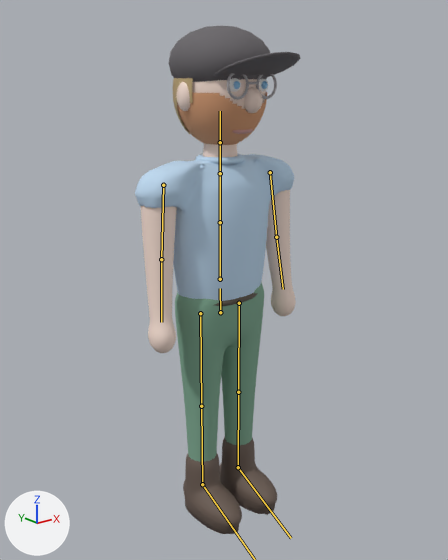
An edit to the glTF model assets/chars/marian.glb, drawn before and after from the same camera.
Both versions are drawn from a 50 mm lens placed at (-1.544, -1.954, 1.854), pointed at (-0.018, -0.046, 1.091). Arrows for +X, +Y and +Z are at lower left; the lights stay in place. The first picture is the older version. The bones that change are drawn over the model as lines.

Objects in the first picture: 'Guertel', 'Hals', 'Haut_Koerper', 'Hose', 'Kopf_Gruppe', 'Kragen', 'Schuh_L', 'Schuh_R', 'Shirt'.
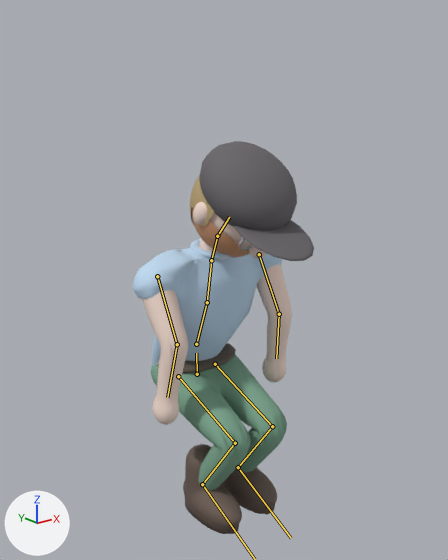
The newer file adds an action. The first version stands in its rest pose; the second is drawn at frame 49 of the action 'Crouch'.

The edits, one by one:
Bone 'Hips' (bone_hips) moves from (0.0, 0.0, 0.0) to (0.0, -0.355, -0.175).
Bone 'Spine' (bone_spine) turns from (0, 0, 0) to (20, 0, 0) degrees about its own x, y and z.
Bone 'Chest' (bone_chest) turns from (0, 0, 0) to (-10, 0, 0) degrees about its own x, y and z.
Bone 'Neck' (bone_neck) turns from (0, 0, 0) to (10, 0, 0) degrees about its own x, y and z.
Bone 'Head' (bone_head) turns from (0, 0, 0) to (20, 0, 0) degrees about its own x, y and z.
Bone 'UpperArm.L' (bone_upperarm_l) turns from (0, 0, 0) to (-35, 0, 0) degrees about its own x, y and z.
Bone 'LowerArm.L' (bone_lowerarm_l) turns from (0, 0, 0) to (40, 0, 0) degrees about its own x, y and z.
Bone 'UpperArm.R' (bone_upperarm_r) turns from (0, 0, 0) to (-35, 0, 0) degrees about its own x, y and z.
Bone 'LowerArm.R' (bone_lowerarm_r) turns from (0, 0, 0) to (40, 0, 0) degrees about its own x, y and z.
Bone 'UpperLeg.L' (bone_upperleg_l) turns from (0, 0, 0) to (-70, 0, 0) degrees about its own x, y and z.
Bone 'LowerLeg.L' (bone_lowerleg_l) turns from (0, 0, 0) to (105, 0, 0) degrees about its own x, y and z.
Bone 'Foot.L' (bone_foot_l) turns from (0, 0, 0) to (-35, 0, 0) degrees about its own x, y and z.
Bone 'UpperLeg.R' (bone_upperleg_r) turns from (0, 0, 0) to (-70, 0, 0) degrees about its own x, y and z.
Bone 'LowerLeg.R' (bone_lowerleg_r) turns from (0, 0, 0) to (105, 0, 0) degrees about its own x, y and z.
Bone 'Foot.R' (bone_foot_r) turns from (0, 0, 0) to (-35, 0, 0) degrees about its own x, y and z.

Pixel boxes [x1, y1, x2, y2] of what changed, in the pictures (448 x 560 px):
'Kopf_Gruppe', posed (6% narrower): before [169, 26, 301, 145]; after [190, 141, 314, 261]
'Shirt', posed (6% narrower, 18% shorter): before [135, 154, 294, 301]; after [133, 245, 282, 366]
'Hose', posed (52% wider, 24% shorter): before [175, 283, 264, 462]; after [151, 354, 287, 490]
'Haut_Koerper', posed: before [141, 190, 296, 353]; after [142, 264, 292, 425]
'Kragen', posed: before [196, 154, 245, 164]; after [190, 238, 230, 259]
'Hals', posed (mostly hidden afterwards): before [203, 143, 238, 157]; after [199, 238, 228, 259]
bone 'Hips', root to tip: before (220, 312) to (220, 288); after (197, 374) to (196, 353)
bone 'Spine', root to tip: before (220, 279) to (220, 222); after (196, 344) to (207, 302)
bone 'Chest', root to tip: before (220, 222) to (220, 173); after (207, 302) to (211, 260)
bone 'Neck', root to tip: before (220, 173) to (220, 142); after (211, 260) to (217, 236)
bone 'Head', root to tip: before (220, 142) to (220, 111); after (217, 236) to (229, 217)
bone 'UpperArm.L', root to tip: before (270, 172) to (276, 237); after (259, 254) to (279, 314)
bone 'LowerArm.L', root to tip: before (276, 237) to (283, 289); after (279, 314) to (276, 358)
bone 'UpperArm.R', root to tip: before (163, 185) to (161, 259); after (157, 276) to (177, 344)
bone 'LowerArm.R', root to tip: before (161, 259) to (161, 322); after (177, 344) to (167, 397)
bone 'UpperLeg.L', root to tip: before (239, 303) to (238, 392); after (215, 364) to (272, 426)
bone 'LowerLeg.L', root to tip: before (238, 392) to (238, 467); after (272, 426) to (238, 467)
bone 'UpperLeg.R', root to tip: before (200, 313) to (201, 406); after (178, 376) to (235, 443)
bone 'LowerLeg.R', root to tip: before (201, 406) to (202, 484); after (235, 443) to (202, 484)
